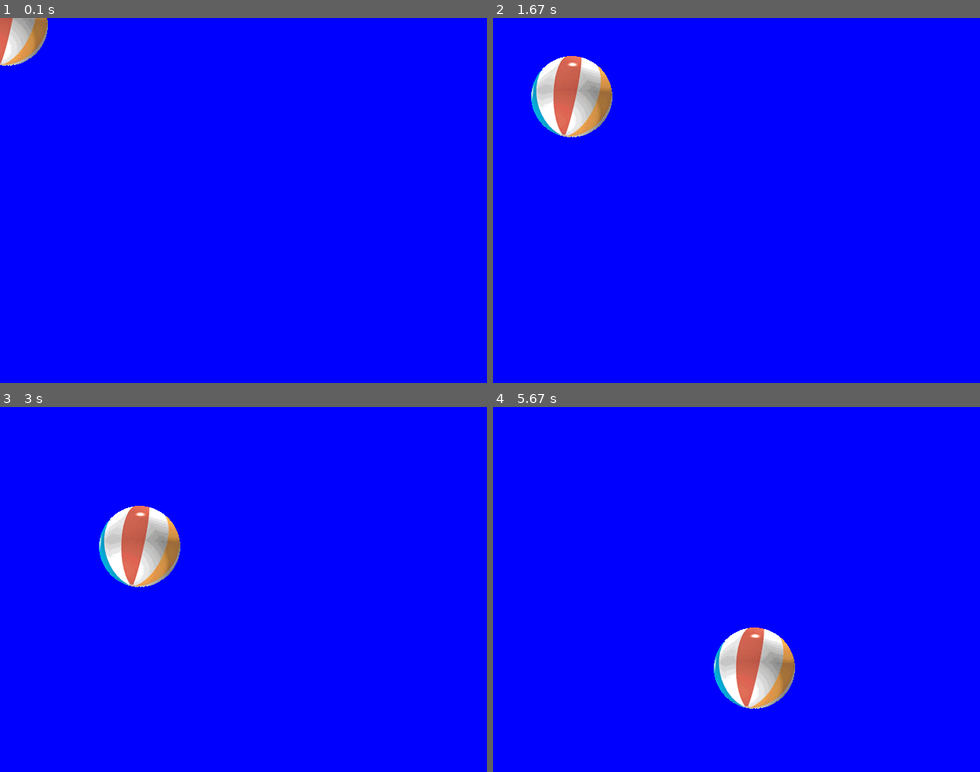
Above: before the commit, frames 1-4 (two rows, left to right).
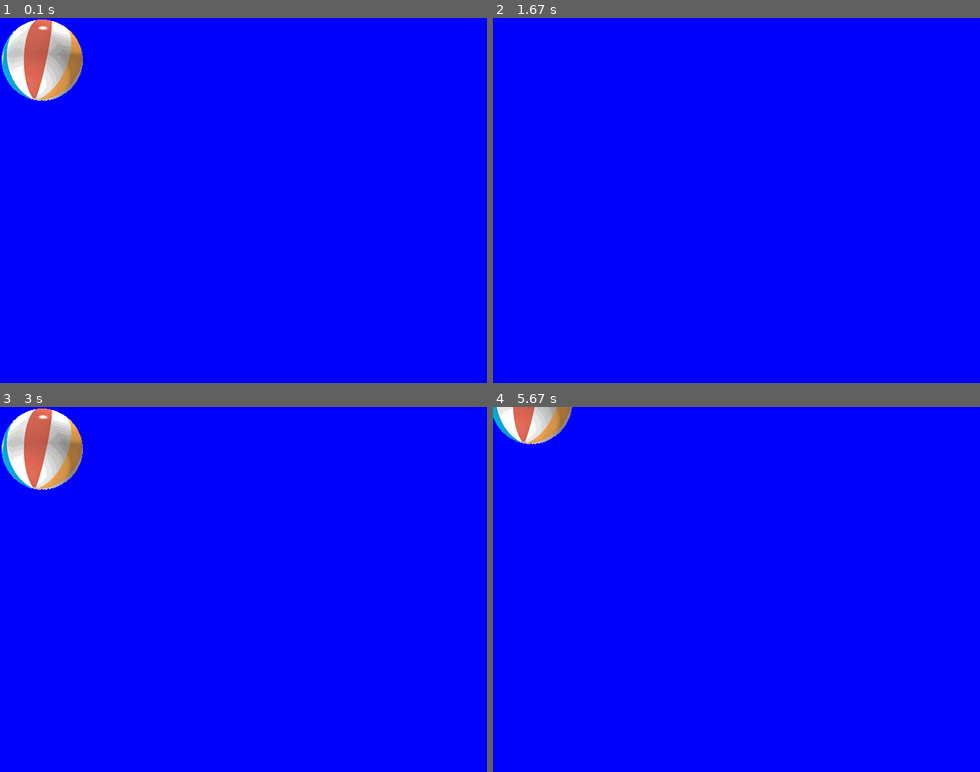
Above: after the commit, the same moments.

Repository: FLT4613/pygame-test
Game: pygame game, started from main.py
Same seed, same stepped clock (60 frames per second), same inputs: the game is played once before the commit and once after it.
Inputs:
- Up to frame 1 (0.1 s): no input
- Up to frame 2 (1.67 s): hold D 0.33-0.8 s; hold W 0.83-1.13 s; hold D 1.17-1.63 s
- Up to frame 3 (3 s): hold A 1.67-2.2 s; hold S 2.23-2.53 s; hold A 2.57-2.97 s
- Up to frame 4 (5.67 s): hold W 3-3.37 s; hold S 4.07-4.43 s; hold A 4.47-4.93 s; hold D 4.97-5.43 s; hold W from 5.47 s (still down)

The runs differ from the first frame. In frame 1, 3.1% of the frame differs, in the area x 0-18%, y 0-23%; in frame 2, 2.9%; in frame 3, 5.8%, in the area x 0-38%, y 0-50%; in frame 4, 4.2%.

Commit message:
プレイヤーのSprite化

Diff:
--- a/main.py
+++ b/main.py
@@ -1,21 +1,52 @@
 import sys
 import pygame
 
+
+class Player(pygame.sprite.Sprite):
+    def __init__(self):
+        pygame.sprite.Sprite.__init__(self)
+        self.image = pygame.image.load("ball.gif")
+        self.rect = self.image.get_rect()
+        self.vx = 0
+        self.vy = 0
+        self.brake = 0.2
+        self.speed = 5.0
+
+    def update(self):
+        self.rect.move_ip(self.vx, self.vy)
+        if self.vx > 0.0:
+            self.vx = max(self.vx-self.brake, 0)
+        if self.vx < 0.0:
+            self.vx = min(self.vx+self.brake, 0)
+        if self.vy > 0.0:
+            self.vy = max(self.vy-self.brake, 0)
+        if self.vy < 0.0:
+            self.vy = min(self.vy+self.brake, 0)
+
+    def draw(self, screen):
+        screen.blit(self.image, self.rect)
+
+
 pygame.init()
 screen = pygame.display.set_mode((640, 480))
+player = Player()
 screen.fill((255, 255, 255))
 
-player_image = pygame.image.load("ball.gif")
-player = player_image.get_rect()
-x, y = 0, 0
 while 1:
-    player.center = (x, y)
+    screen.fill((0, 0, 255))
+    pressed_keys = pygame.key.get_pressed()
 
-    screen.fill((0, 0, 255))
-    screen.blit(player_image, player)
+    if pressed_keys[pygame.K_a]:
+        player.vx = -player.speed
+    elif pressed_keys[pygame.K_d]:
+        player.vx = player.speed
+    elif pressed_keys[pygame.K_w]:
+        player.vy = -player.speed
+    elif pressed_keys[pygame.K_s]:
+        player.vy = player.speed
 
-    x += 1
-    y += 1
+    player.update()
+    player.draw(screen)
     pygame.display.update()
     for event in pygame.event.get():
         if event.type == pygame.QUIT:
